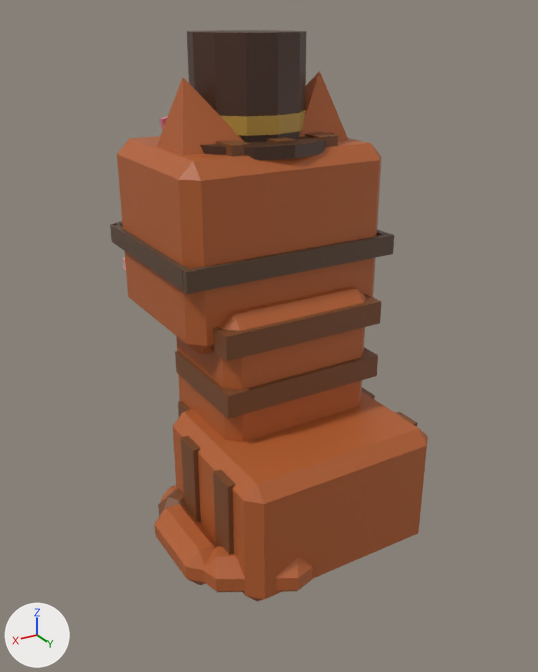
The FBX model assets/cat-cafe/exports/CatCafe_Cat_Gears_Sit.fbx, before and after one commit.
Camera for both pictures: a 50 mm camera at (0.01478, 0.02396, 0.02049) aimed at (0.00092, 0.00087, 0.00894). Every picture has the same lights, and +X, +Y and +Z are marked at lower left. The older version comes first. Where no turn or scale is listed for an object, it has been applied to the vertices.

Names of what the first picture shows: 'CatCafe_Cat_Gears_Sit_Body', 'CatCafe_Cat_Gears_Sit_EarL', 'CatCafe_Cat_Gears_Sit_EarR', 'CatCafe_Cat_Gears_Sit_Head', 'CatCafe_Cat_Gears_Sit_Prop', 'CatCafe_Cat_Gears_Sit_Prop2', 'CatCafe_Cat_Gears_Sit_Tail'.
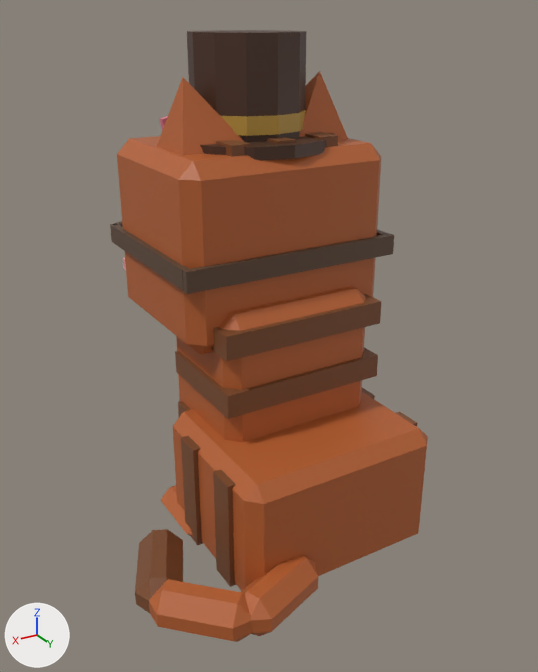
What differs and where, as boxes (x1, y1, x2, y2) in the pictures (538 x 672 px):
'CatCafe_Cat_Gears_Sit_Tail', reshaped
    before: (154, 488, 312, 592)
    after: (135, 529, 318, 642)

Patch to the scene script:
```diff
--- a/assets/cat-cafe/exports/CatCafe_Cat_Gears_Sit.fbx.py
+++ b/assets/cat-cafe/exports/CatCafe_Cat_Gears_Sit.fbx.py
@@ me_catcafe_cat_gears_sit_tail @@
 # used by ob_catcafe_cat_gears_sit_tail; location = (0.0019, 0.00513, 0.00105)
-me_catcafe_cat_gears_sit_tail.from_pydata(...)  # 72 vertices, 78 faces; spans x -0.00039..0.00398, y -0.00782..0.0006, z -0.00086..0.00085
+me_catcafe_cat_gears_sit_tail.from_pydata(...)  # 72 vertices, 78 faces; spans x -0.00037..0.00613, y -0.00461..0.00184, z -0.00086..0.00085
+# me_catcafe_cat_gears_sit_tail part 1: 72 of 72 vertices moved; they spanned x -0.00039..0.00398, y -0.00782..0.0006, z -0.00086..0.00085 and now span x -0.00037..0.00613, y -0.00461..0.00184, z -0.00086..0.00085; mean shift (0.00146, 0.00288, 0.0)
 me_catcafe_cat_gears_sit_tail.materials.append(mat_catcafe_palette)
```
